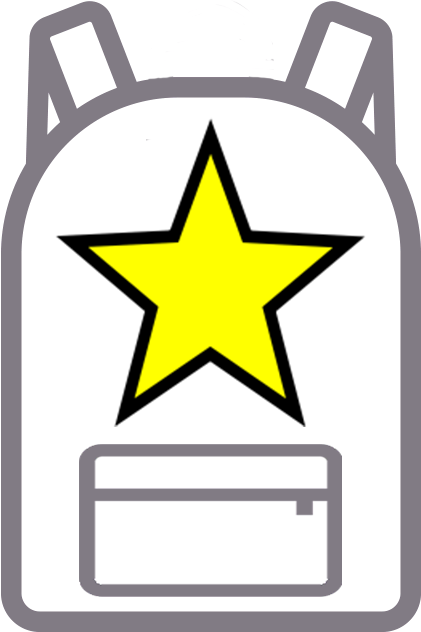
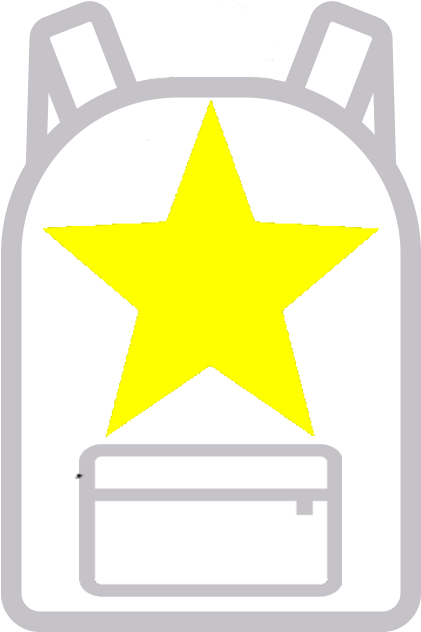
Revision of a layered 421×632 image; what changed, layer by layer:
added layer "yellow star without black" above "yellow star" over 43, 100, 379, 479
hid "yellow star", painted on it over 24, 86, 397, 457
hid "backpack light for favicon on white" over 1, 1, 421, 632
showed "backpack light for logo on black" over 1, 1, 421, 632
